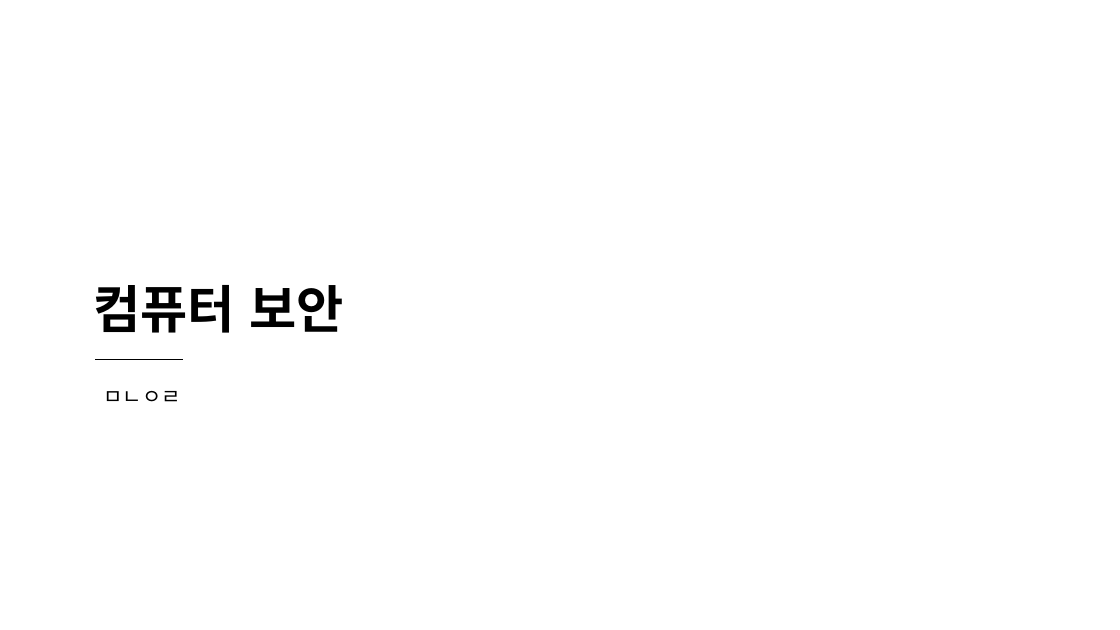
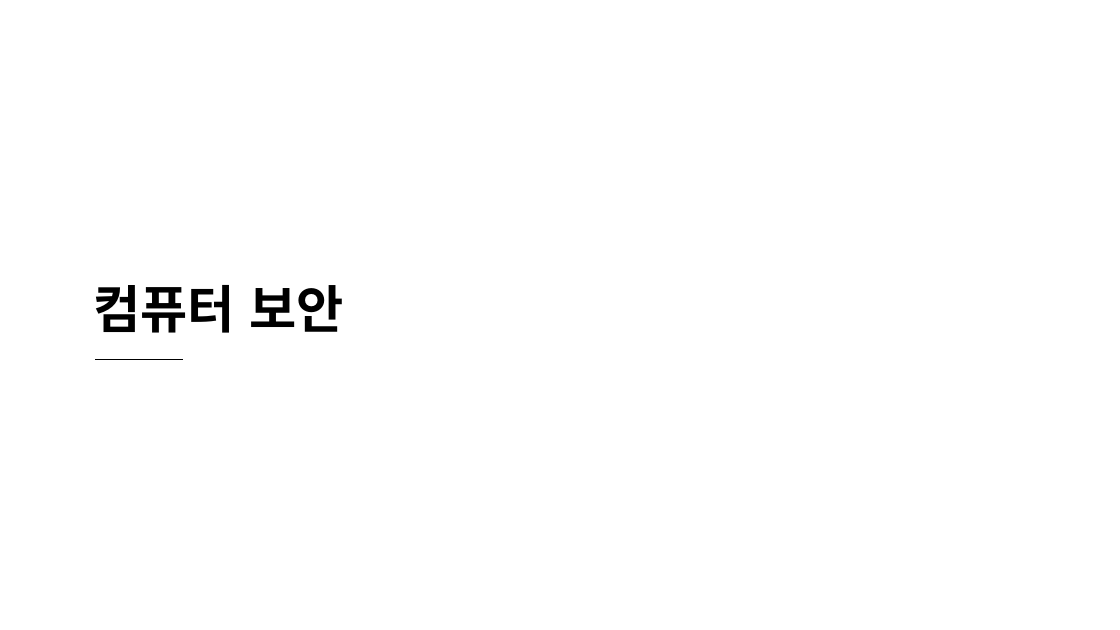
Before and after one commit to sky7th/White-Hat-Python, a slide deck: slide 1 of White Hat Python-1.pptx. Drawn at 1120x630 pixels with LibreOffice and Linux fonts; fonts in the diff are those of the drawing. Boxes give left, top, right and bottom in pixels: in the first picture for what was removed or moved away, otherwise in the second. Text is boxed around its words. In the diff, an @@ line names an element or a change of style, - is before the commit and + after.

```diff
--- a/White Hat Python-1.pptx
+++ b/White Hat Python-1.pptx
@@ text removed at (x1=104, y1=391, x2=181, y2=402) @@
-ㅁㄴㅇㄹ
```
Also in this commit, not shown: 4 other slides changed, 10 slides added, 1 slide removed.
